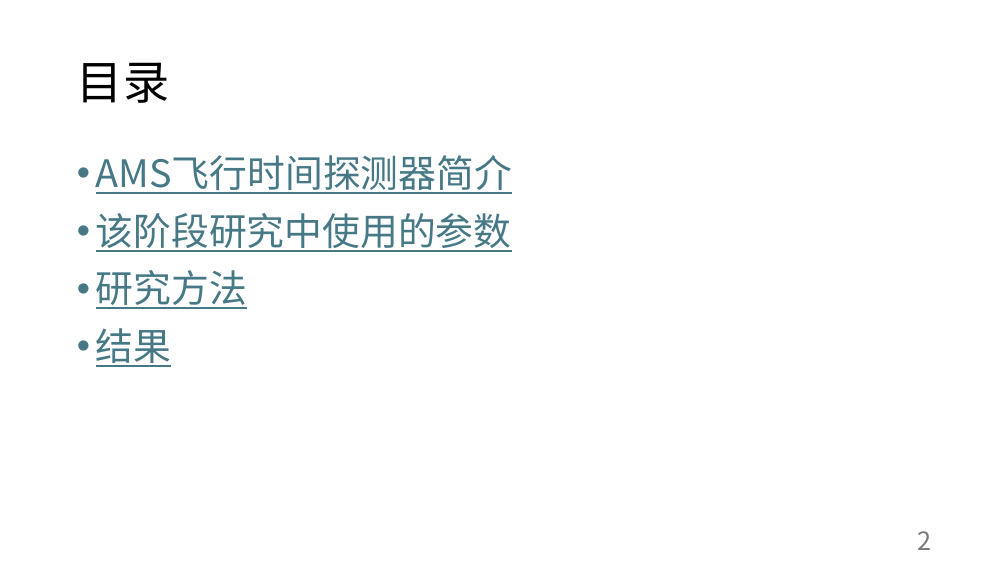
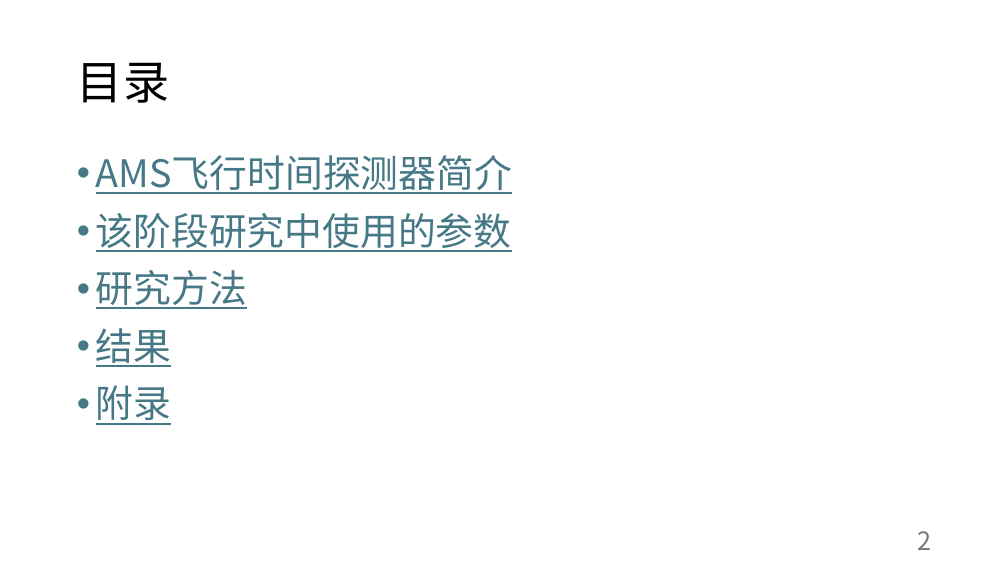
Before and after one commit to abwuge/capstoneProject, a slide deck: slide 2 of presentation/Stage：零磁场垂直入射线性重建.pptx. Drawn at 1008x567 pixels with LibreOffice and Linux fonts; fonts in the diff are those of the drawing. Boxes give left, top, right and bottom in pixels: in the first picture for what was removed or moved away, otherwise in the second. Text is boxed around its words. In the diff, an @@ line names an element or a change of style, - is before the commit and + after.

```diff
--- a/presentation/Stage：零磁场垂直入射线性重建.pptx
+++ b/presentation/Stage：零磁场垂直入射线性重建.pptx
@@ text at [96, 385, 172, 425]: paragraph added @@
+• 附录
```
Also in this commit, not shown: 13 other slides changed, 6 slides added.
